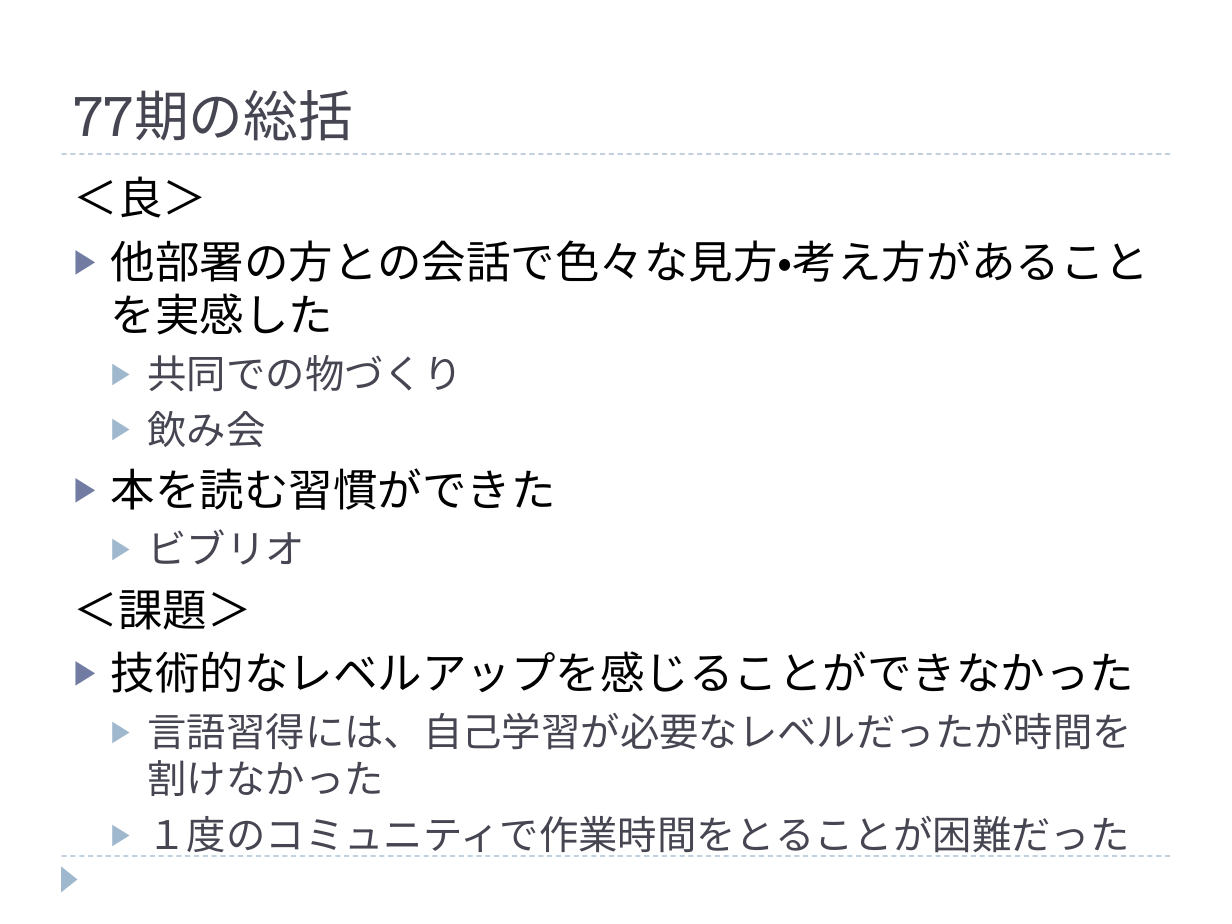
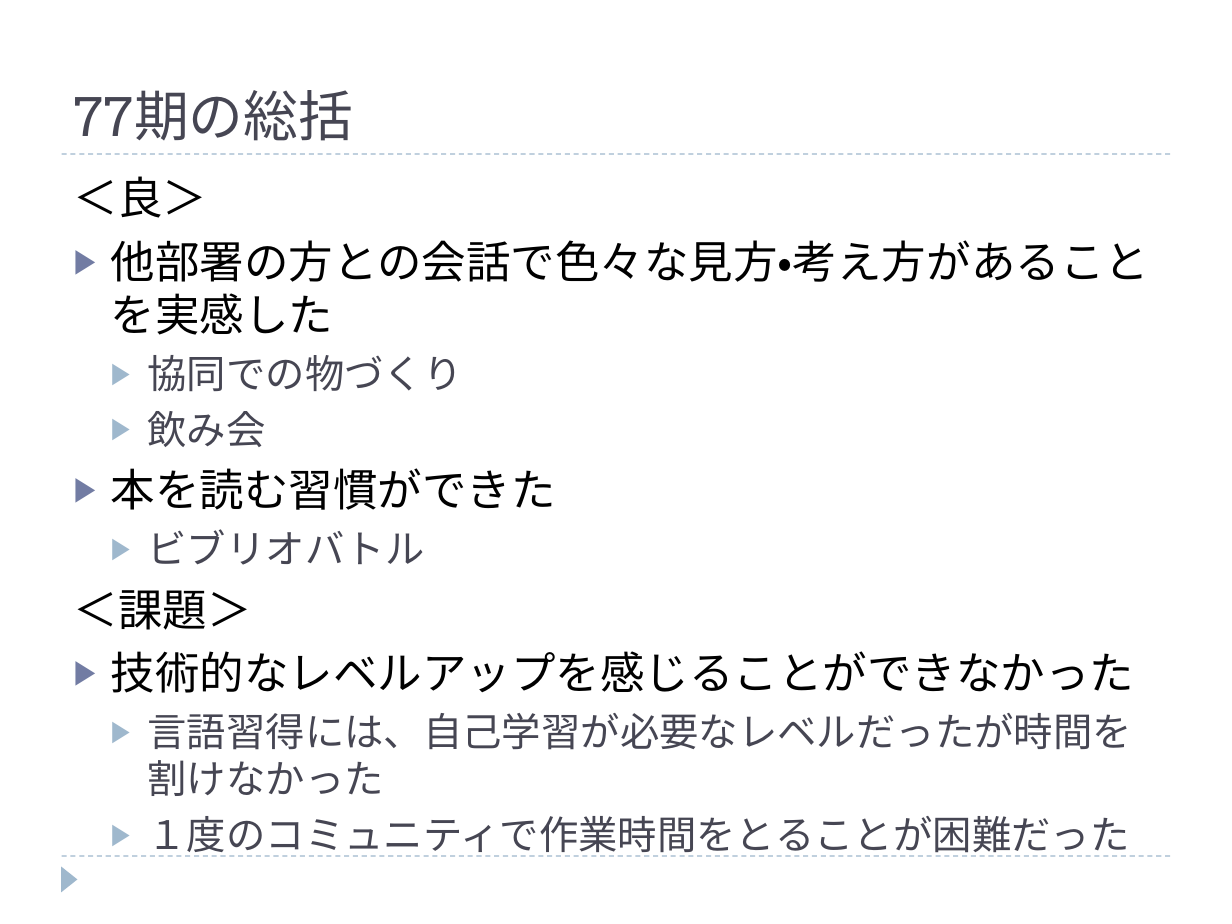
Before and after one commit to designpatterncom/GDM, a slide deck: slide 2 of その他の資料/78期ソフトウェアコムにティ活動提案_矢嶋.pptx. Drawn at 1232x924 pixels with LibreOffice and Linux fonts; fonts in the diff are those of the drawing. Boxes give left, top, right and bottom in pixels: in the first picture for what was removed or moved away, otherwise in the second. Text is boxed around its words. In the diff, an @@ line names an element or a change of style, - is before the commit and + after.

```diff
--- a/その他の資料/78期ソフトウェアコムにティ活動提案_矢嶋.pptx
+++ b/その他の資料/78期ソフトウェアコムにティ活動提案_矢嶋.pptx
@@ text at box(148, 355, 463, 392): text changed @@
-  ▶ 共同での物づくり
+  ▶ 協同での物づくり
@@ text at box(148, 529, 425, 565): text changed @@
-  ▶ ビブリオ
+  ▶ ビブリオバトル
```
Also in this commit, not shown: 2 other slides changed.
